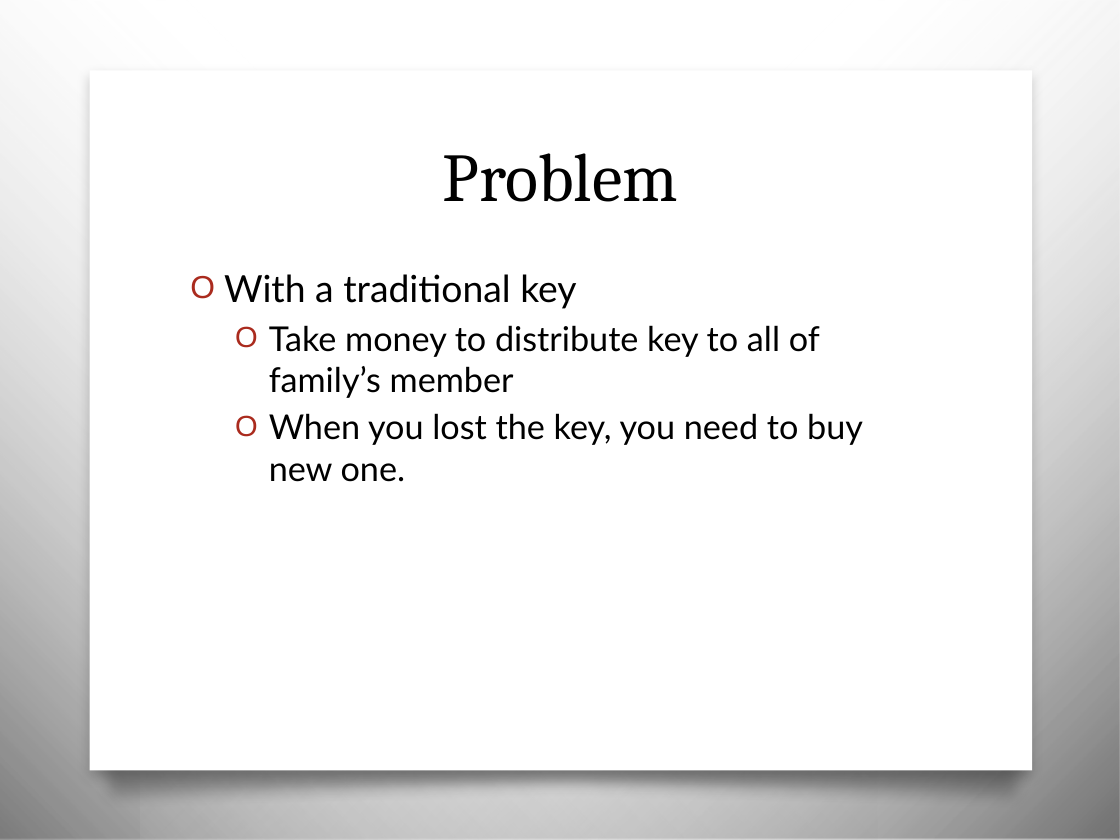
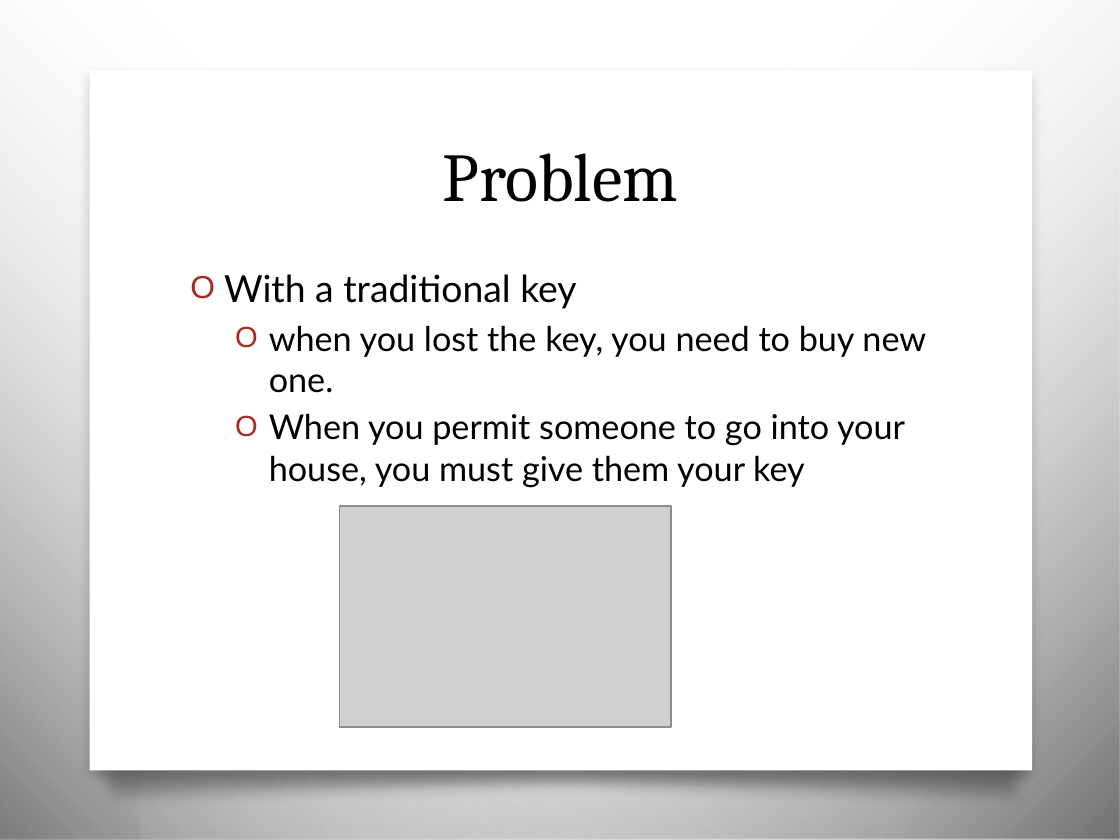
Before and after one commit to foretell412/term2012, a slide deck: slide 4 of Presentation1.pptx. Drawn at 1120x840 pixels with LibreOffice and Linux fonts; fonts in the diff are those of the drawing; grey boxes stand for pictures; background and template pictures are left out. Boxes give left, top, right and bottom in pixels: in the first picture for what was removed or moved away, otherwise in the second. Text is boxed around its words. In the diff, an @@ line names an element or a change of style, - is before the commit and + after.

Commit message:
edit
tun

```diff
--- a/Presentation1.pptx
+++ b/Presentation1.pptx
@@ text at box(269, 325, 926, 487): text changed @@
-  O Take money to distribute key to all of family’s member
-  O When you lost the key, you need to buy new one.
+  O when you lost the key, you need to buy new one.
+  O When you permit someone to go into your house, you must give them your key
@@ picture added at box(339, 506, 671, 727) @@
```
Also in this commit, not shown: 5 other slides changed, 1 slide added.
